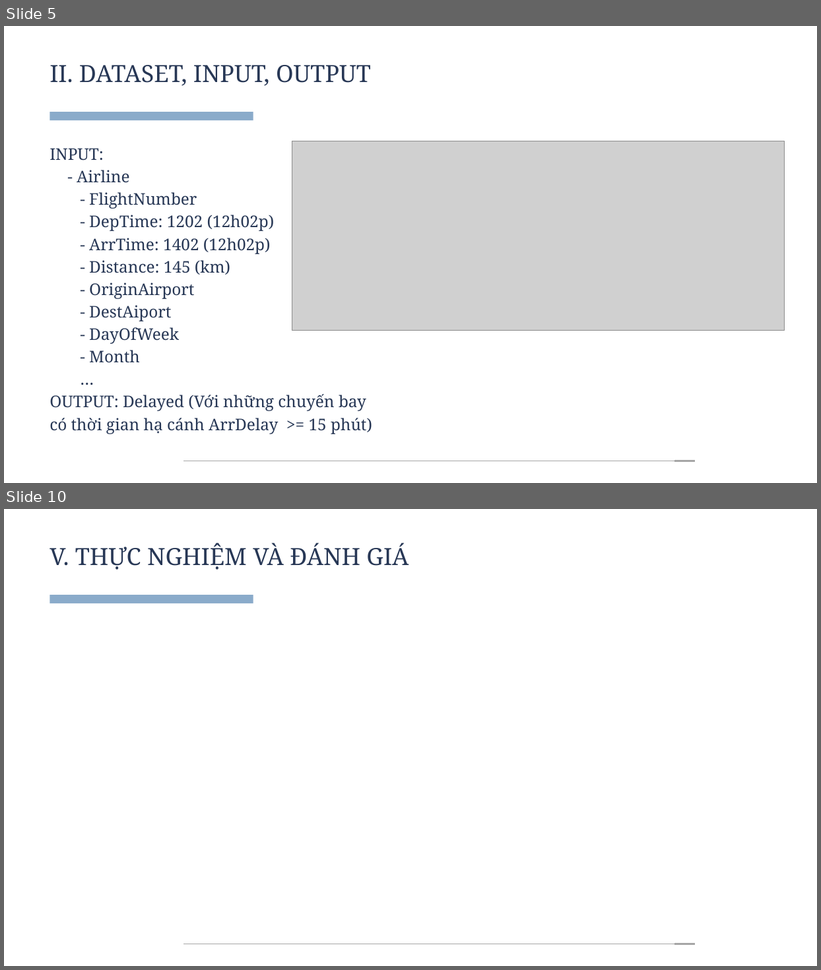
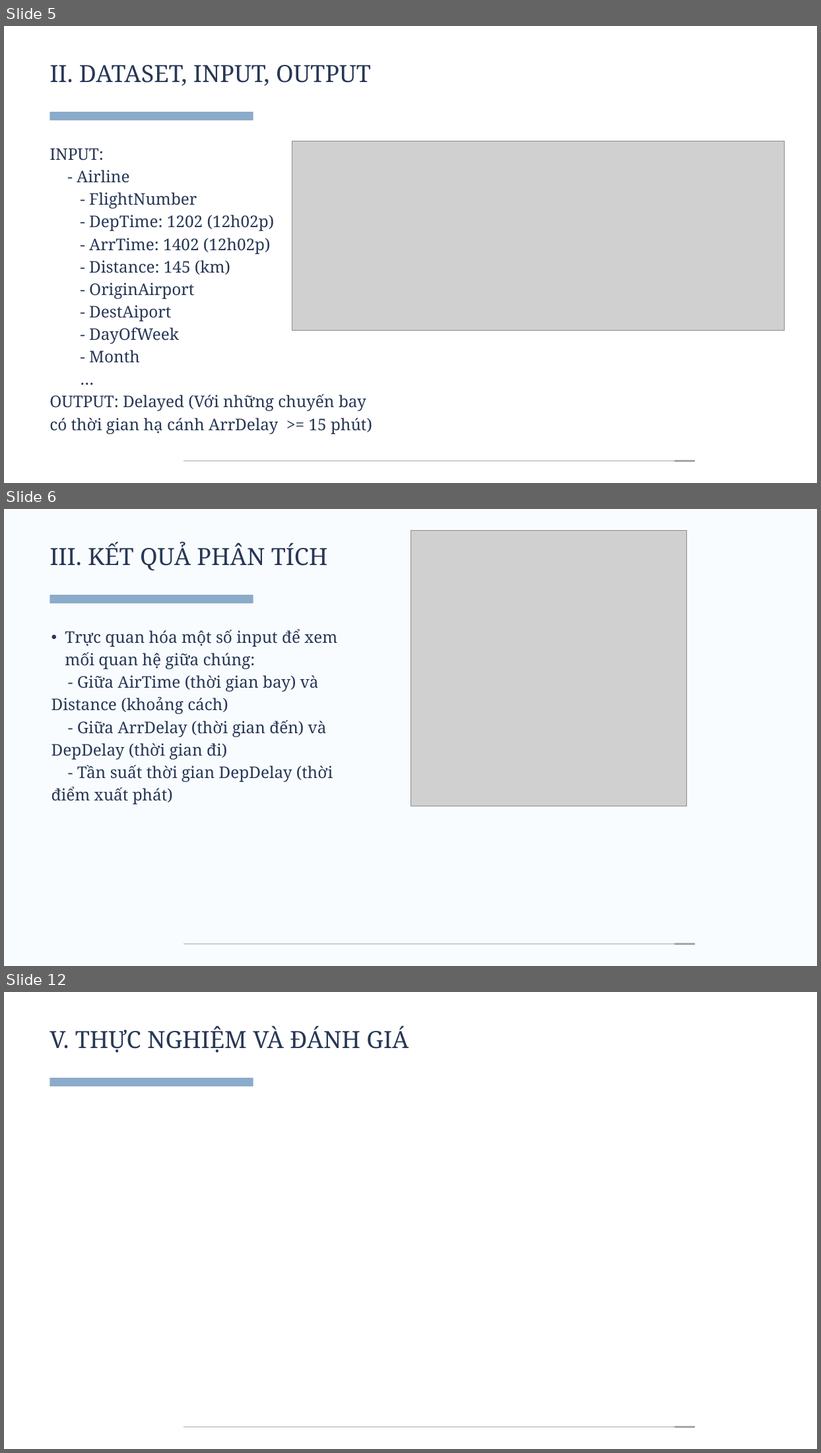
Before and after one commit to n0aHVN/Nhom01_BDML_02, a slide deck: Final/Nhom01.pptx. Shown one above the other, each under a label of ours: slides 5 and 10 before the commit, slides 5, 6 and 12 after it; the slides between them are not shown. The pictures are 821x970 and 821x1453 pixels, drawn with LibreOffice and Linux fonts; fonts in the diff are those of the drawing; grey boxes stand for pictures. Boxes give left, top, right and bottom in pixels: in the first picture for what was removed or moved away, otherwise in the second. Text is boxed around its words. In the diff, an @@ line names an element or a change of style, - is before the commit and + after.

```diff
--- a/Final/Nhom01.pptx
+++ b/Final/Nhom01.pptx
@@ slide 6 added at [4,509,817,966], background #F9FCFF @@
@@ text added at [50,543,328,571], 42 pt, text #273755 @@
+III. KẾT QUẢ PHÂN TÍCH
@@ picture added at [411,530,686,806] @@
@@ rectangle added at [50,595,253,603], fill #8AABCA @@
@@ text added at [52,629,337,805], 28.5 pt, text #273755 @@
+  • Trực quan hóa một số input để xem mối quan hệ giữa chúng:
+  - Giữa AirTime (thời gian bay) và Distance (khoảng cách)
+  - Giữa ArrDelay (thời gian đến) và DepDelay (thời gian đi)
+  - Tần suất thời gian DepDelay (thời điểm xuất phát)
@@ line added from (184, 945) to (675, 945), #A6A6A6 0.75 pt @@
@@ line added from (675, 945) to (695, 945), #A6A6A6 3 pt @@
@@ what was slide 10 is now slide 12 @@
```
Also in this commit, not shown: 4 slides changed, 1 other slide added, 1 other file.
